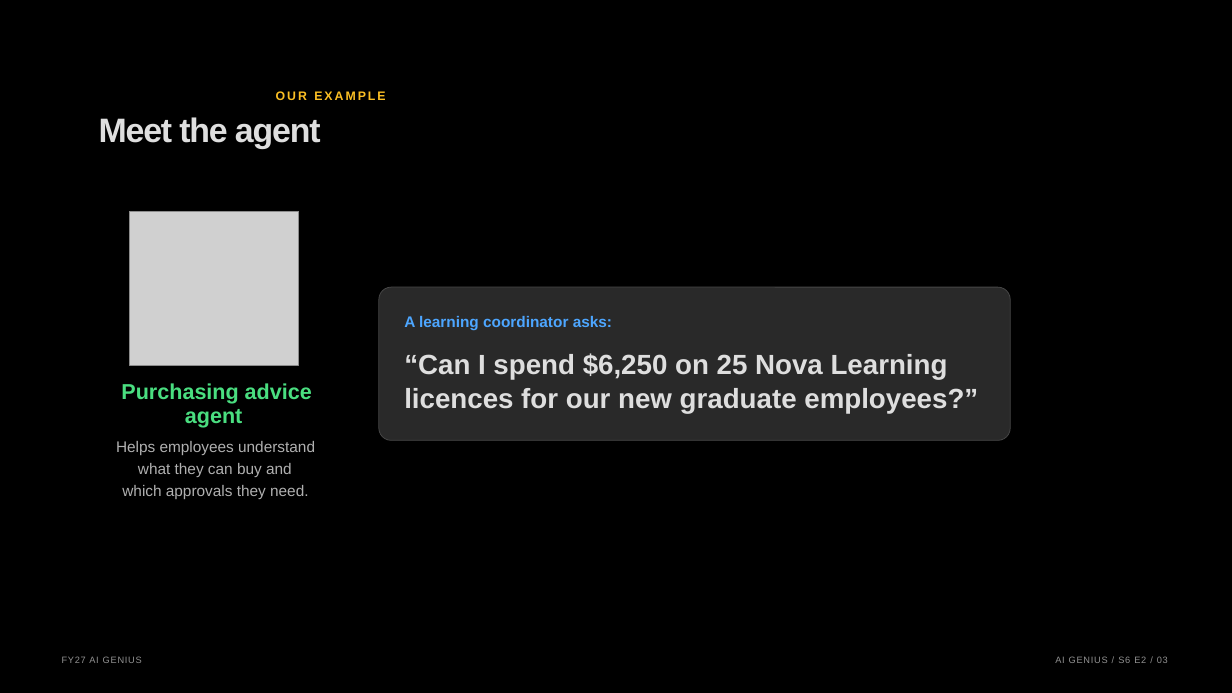
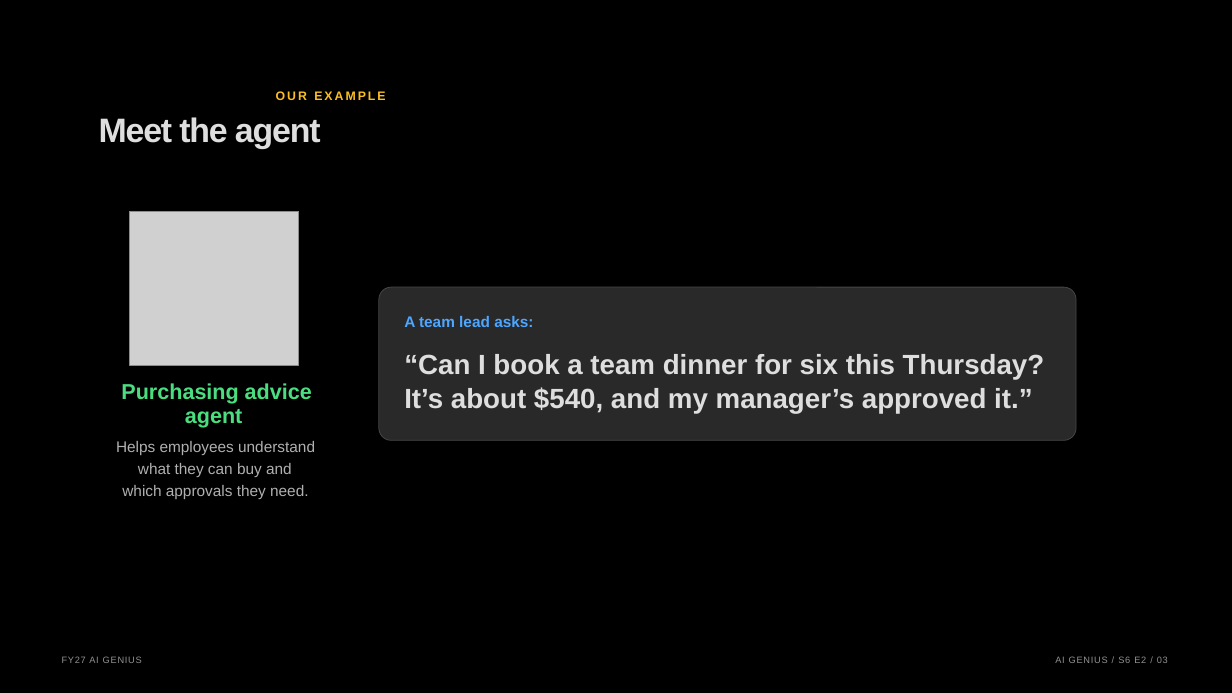
Before and after one commit to graemefoster/FoundryEvalsAndObservability, a slide deck: slide 3 of presentation/presentation.pptx. Drawn at 1232x693 pixels with LibreOffice and Linux fonts; fonts in the diff are those of the drawing; grey boxes stand for pictures; background and template pictures are left out. Boxes give left, top, right and bottom in pixels: in the first picture for what was removed or moved away, otherwise in the second. Text is boxed around its words. In the diff, an @@ line names an element or a change of style, - is before the commit and + after.

```diff
--- a/presentation/presentation.pptx
+++ b/presentation/presentation.pptx
@@ rounded rectangle: place and size @@
-rounded rectangle at [379, 287, 1010, 441]
+rounded rectangle at [379, 287, 1077, 441]
@@ text at [404, 316, 533, 327]: text changed @@
-A learning coordinator asks:
+A team lead asks:
@@ text at [404, 354, 895, 375]: text changed @@
-“Can I spend $6,250 on 25 Nova Learning
+“Can I book a team dinner for six this Thursday?
@@ text at [404, 387, 987, 414]: text changed @@
-licences for our new graduate employees?”
+It’s about $540, and my manager’s approved it.”
```
Also in this commit, not shown: 5 other slides changed, 3 slides added, 2 slides removed, 21 other files.
